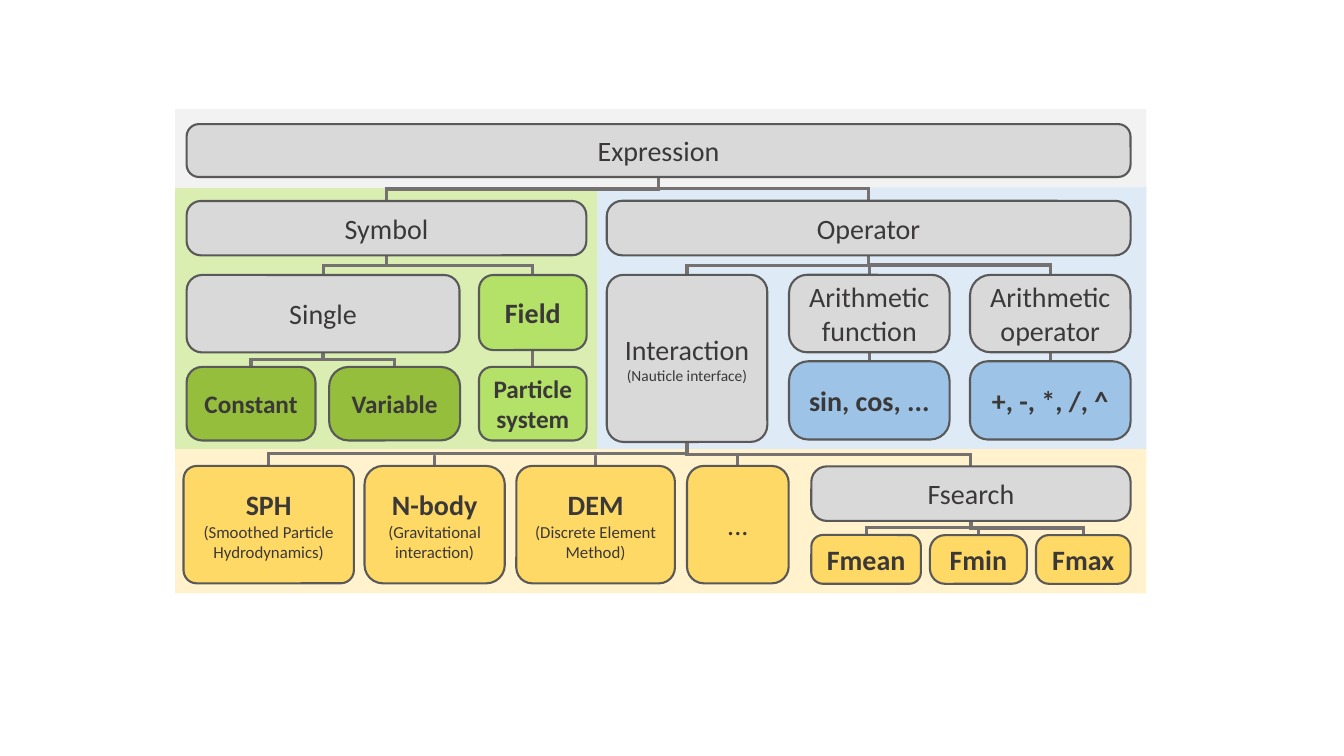
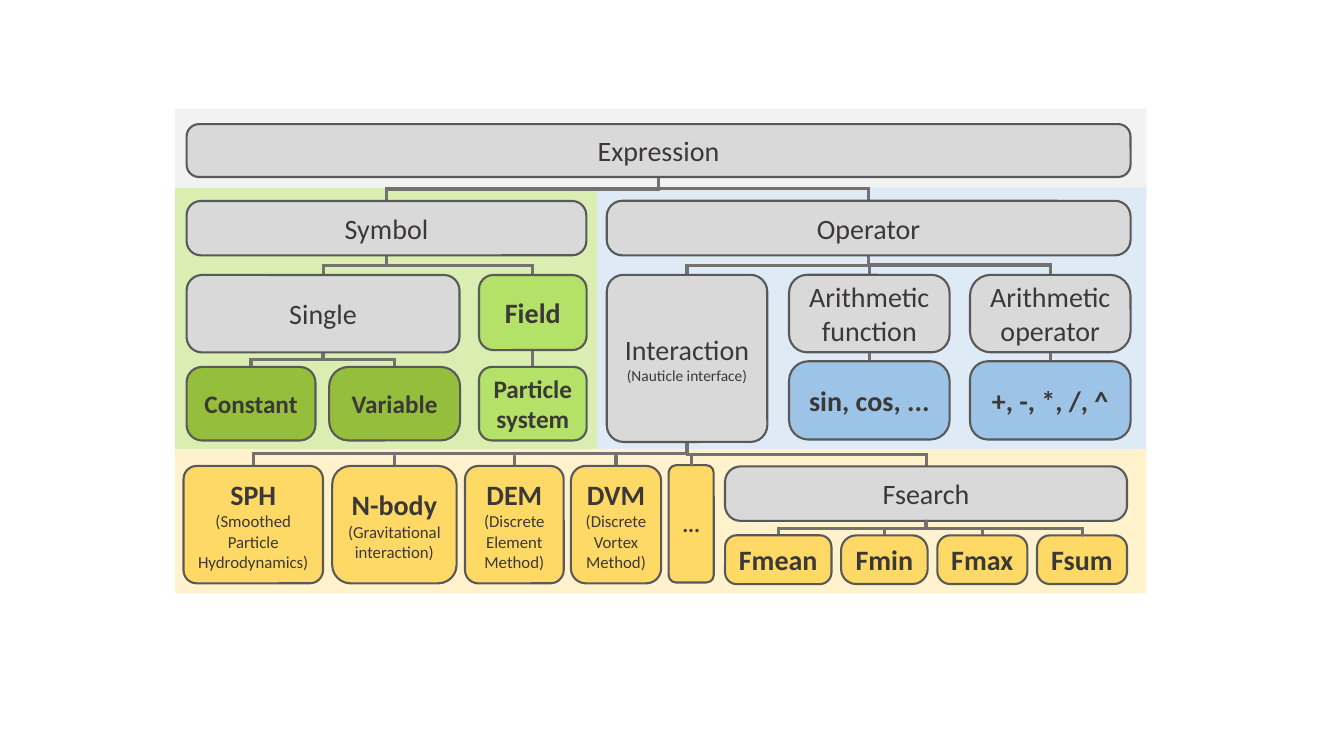
Before and after one commit to HTBalazs/nauticle_user_guide, a slide deck: slide 1 of abrak.pptx. Drawn at 1344x756 pixels with LibreOffice and Linux fonts; fonts in the diff are those of the drawing. Boxes give left, top, right and bottom in pixels: in the first picture for what was removed or moved away, otherwise in the second. Text is boxed around its words. In the diff, an @@ line names an element or a change of style, - is before the commit and + after.

```diff
--- a/abrak.pptx
+++ b/abrak.pptx
@@ elbow line moved from (688, 443) - (269, 466) to (688, 443) - (253, 466) @@
@@ elbow line moved from (688, 443) - (971, 467) to (688, 443) - (927, 467) @@
@@ rounded rectangle "SPH": place and size @@
-rounded rectangle "SPH" at box(184, 466, 354, 583)
+rounded rectangle "SPH" at box(184, 466, 323, 583)
@@ rounded rectangle "N-body": place and size @@
-rounded rectangle "N-body" at box(365, 466, 505, 583)
+rounded rectangle "N-body" at box(333, 466, 457, 583)
@@ line moved from (435, 466) - (435, 456) to (394, 466) - (394, 456) @@
@@ rounded rectangle "DEM": place and size @@
-rounded rectangle "DEM" at box(516, 466, 675, 583)
+rounded rectangle "DEM" at box(465, 466, 564, 583)
@@ line moved from (596, 456) - (596, 466) to (514, 456) - (514, 466) @@
@@ rounded rectangle added at box(571, 466, 660, 583), fill #FFD966, outline #595959 1.5 pt, 12 pt, text #3B3838 @@
+DVM
+(Discrete Vortex Method)
@@ line moved from (738, 456) - (738, 466) to (616, 456) - (616, 466) @@
@@ rounded rectangle "...": place and size @@
-rounded rectangle "..." at box(688, 466, 789, 583)
+rounded rectangle "..." at box(668, 465, 714, 582)
@@ rounded rectangle "..." at box(668, 465, 714, 582): size 20 to 16 pt, bold on @@
@@ line added from (692, 456) to (692, 465), #767171 2.25 pt @@
@@ rounded rectangle "Fsearch": place and size @@
-rounded rectangle "Fsearch" at box(812, 467, 1131, 521)
+rounded rectangle "Fsearch" at box(725, 467, 1127, 521)
@@ rounded rectangle "Fmean": place and size @@
-rounded rectangle "Fmean" at box(812, 535, 922, 584)
+rounded rectangle "Fmean" at box(725, 535, 832, 584)
@@ elbow line moved from (971, 521) - (866, 535) to (927, 521) - (778, 535) @@
@@ rounded rectangle "Fmin": place and size @@
-rounded rectangle "Fmin" at box(931, 535, 1027, 584)
+rounded rectangle "Fmin" at box(841, 535, 928, 584)
@@ elbow line moved from (971, 521) - (979, 535) to (927, 521) - (884, 535) @@
@@ elbow line moved from (971, 521) - (1084, 535) to (927, 521) - (983, 535) @@
@@ elbow line added from (927, 521) to (1083, 535), #767171 2.25 pt @@
@@ rounded rectangle "Fmax": place and size @@
-rounded rectangle "Fmax" at box(1036, 535, 1131, 584)
+rounded rectangle "Fmax" at box(938, 535, 1027, 584)
@@ rounded rectangle added at box(1037, 535, 1127, 584), fill #FFD966, outline #595959 1.5 pt, 20 pt, text #3B3838, bold @@
+Fsum
```
Also in this commit, not shown: 1 other slide changed, 2 slides added, 1 slide removed, 9 other files.
